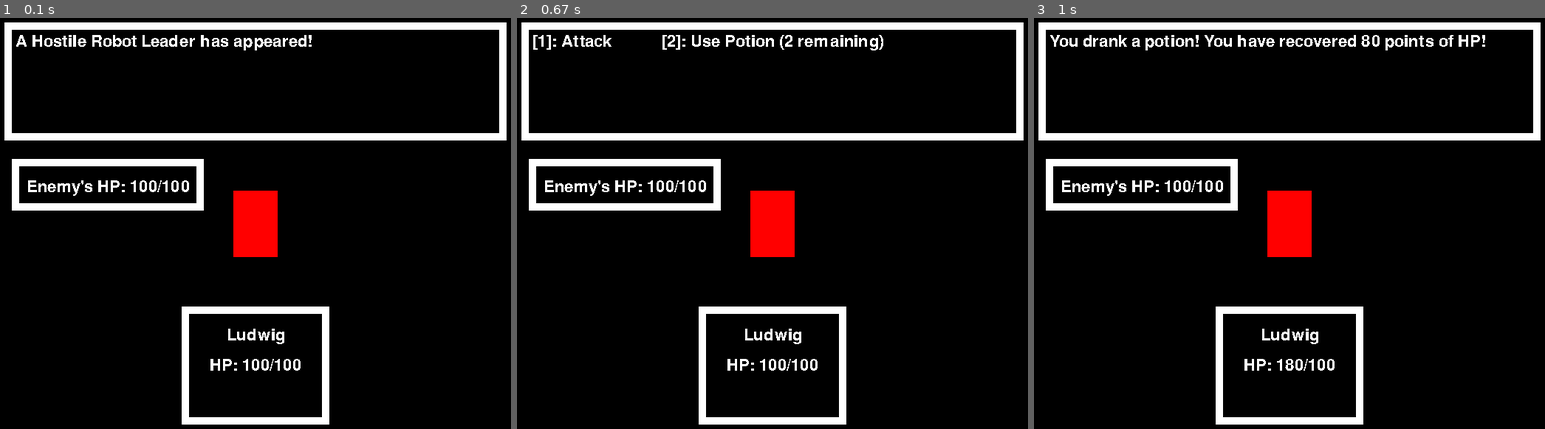
Above: before the commit, frames 1-3 (left to right).
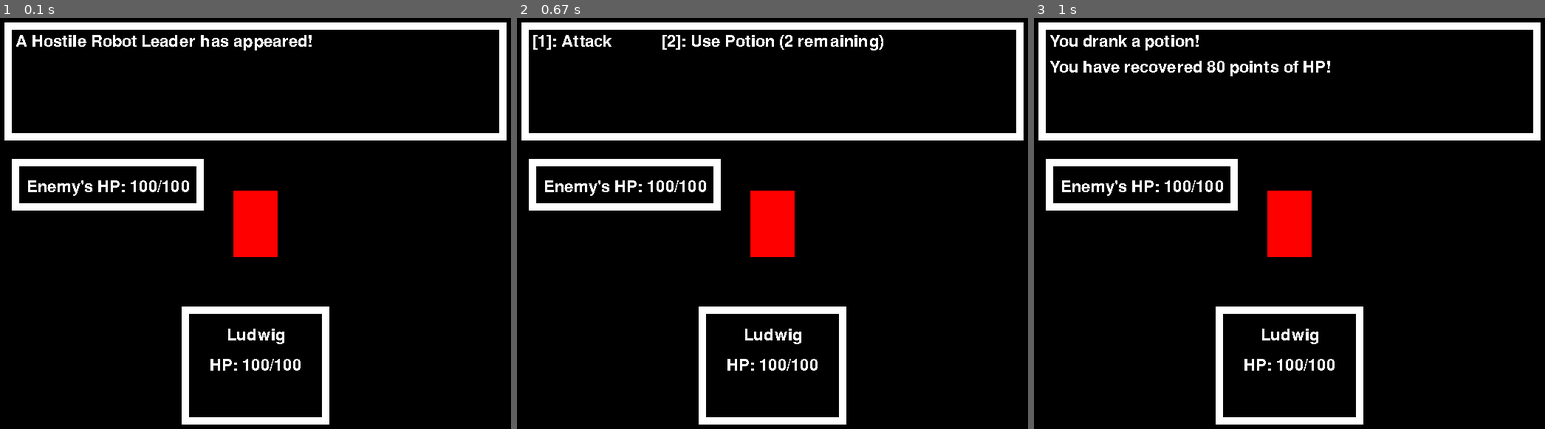
Above: after the commit, the same moments.

Repository: eduardoluis11/final-project-cs50-python
Game: pygame game, started from project.py
Same seed, same stepped clock (60 frames per second), same inputs: the game is played once before the commit and once after it.
Inputs:
- Up to frame 1 (0.1 s): no input
- Up to frame 2 (0.67 s): tap Z at 0.33 s
- Up to frame 3 (1 s): tap 2 at 0.67 s

Frames 1-2 are identical in both runs. In frame 3, 1.2% of the frame differs, in the area x 3-89%, y 4-86%.

Commit message:
BUGFIX: Potions Don't Overheal
Now, if I drink a potion, and I could heal over my total HP, my total HP healed is NEVER above my current total number of HP points. Also, the 2nd line of text no longer prints “to you” when you drink a potion.

Diff:
--- a/project.py
+++ b/project.py
@@ -536,6 +536,9 @@
 
 Now, the amount that you heal from drinking a potion is stored in a variable, and is printed dynamically via formatted
 strings.
+
+Now, if I drink a potion, and I could heal over my total HP, my total HP healed is NEVER above my current total number
+of HP points.
 """
 
 
@@ -685,19 +688,28 @@
                             #     is_players_turn = False
                             #     is_enemys_turn = True
 
-                            case pygame.K_2:  # if the user presses "2"
+                            case pygame.K_2:  # if the user presses "2", I'll handle the potion drinking mechanic
+
+                                # TODO
 
                                 # This makes the battle menu to disappear so that the battle messages are rendered
                                 display_battle_menu = False
 
                                 # This updates the battle message to indicate that you're drinking a potion
-                                battle_message = f"You drank a potion! You have recovered {hp_amount_that_potions_heal} points of HP!"
+                                battle_message = f"You drank a potion!"
+                                battle_message_2 = f"You have recovered {hp_amount_that_potions_heal} points of HP!"
+
 
                                 # This reduces the number of potions that you have by 1
                                 players_number_of_potions = players_number_of_potions - 1
 
-                                # This will increase the Player's HP to heal them by using the potion
-                                player.health_points = player.health_points + hp_amount_that_potions_heal
+                                # This will increase the Player's HP to heal them by using the potion.
+                                # The player should NEVER get any more HP than their total number of HP point
+                                if player.health_points + hp_amount_that_potions_heal > player.total_hp:
+                                    player.health_points = 100
+                                else:
+                                    # If you don't go over your total HP, add potion's HP amount to player's HP
+                                    player.health_points = player.health_points + hp_amount_that_potions_heal
 
                                 # I should update the UI so that players can see that their HP has increased
                                 players_hp_surface = game_font.render(f'HP: {player.health_points}/{player.total_hp}',
